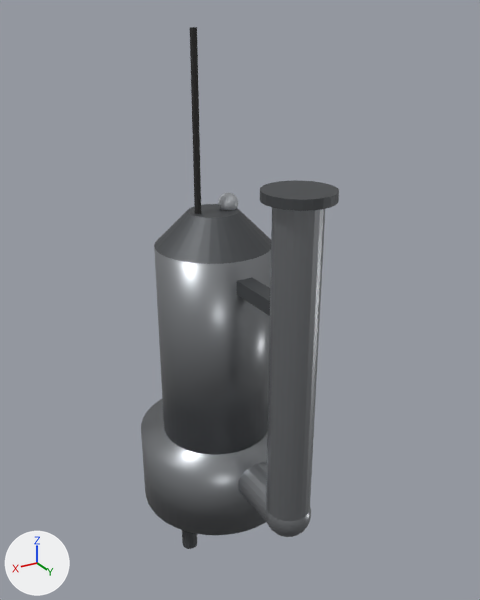
The glTF model examples/lift-station/hmi/static/models/submersible-pump.glb, before and after one commit.
One viewpoint serves both versions: a camera (50 mm lens) standing at (1.079, 1.978, 1.937) and looking at (-0.026, 0.137, 1.017). The lights are fixed; the arrows at lower left show +X, +Y and +Z. The older version comes first. Where no turn or scale is listed for an object, it has been applied to the vertices.

The scene before the commit, as lines of its bpy script (objects in view):
```python
me_cap = bpy.data.meshes.new('Cap')
me_cap.from_pydata(...)  # a 32-sided cut cone along z (radius 0.21 at the low end, 0.09 at the high end) spanning x -0.21..0.21, y -0.21..0.21, z -0.06..0.06
me_cap.materials.append(mat_steeldark)  # dark grey #56595c
me_discharge = bpy.data.meshes.new('Discharge')
me_discharge.from_pydata(...)  # a 24-sided cylinder along y spanning x -0.075..0.075, y -0.16..0.16, z -0.075..0.075
me_discharge.materials.append(mat_steel)  # grey #8c8f93
me_elbow = bpy.data.meshes.new('Elbow')
me_elbow.from_pydata(...)  # a UV sphere (32 segments, 16 rings, poles along z) spanning x -0.08..0.08, y -0.08..0.08, z -0.08..0.08
me_elbow.materials.append(mat_steel)  # grey #8c8f93
me_riser = bpy.data.meshes.new('Riser')
me_riser.from_pydata(...)  # a 24-sided cylinder along z spanning x -0.075..0.075, y -0.075..0.075, z -0.55..0.55
me_riser.materials.append(mat_steel)  # grey #8c8f93
me_riserflange = bpy.data.meshes.new('RiserFlange')
me_riserflange.from_pydata(...)  # a 24-sided cylinder along z spanning x -0.11..0.11, y -0.11..0.11, z -0.015..0.015
me_riserflange.materials.append(mat_steeldark)  # dark grey #56595c
ob_cap = bpy.data.objects.new('Cap', me_cap)
ob_cap.location = (0.0, 0.0, 1.25)
ob_discharge = bpy.data.objects.new('Discharge', me_discharge)
ob_discharge.location = (0.0, 0.36, 0.36)
ob_elbow = bpy.data.objects.new('Elbow', me_elbow)
ob_elbow.location = (0.0, 0.5, 0.36)
ob_riser = bpy.data.objects.new('Riser', me_riser)
ob_riser.location = (0.0, 0.5, 0.91)
ob_riserflange = bpy.data.objects.new('RiserFlange', me_riserflange)
ob_riserflange.location = (0.0, 0.5, 1.475)
# also in view: 'Volute' at (0.0, 0.0, 0.29); 'Cable' at (0.06, 0.0, 1.6); 'Strap' at (0.0, 0.33, 1.1); 'Motor' at (0.0, 0.0, 0.815)
```
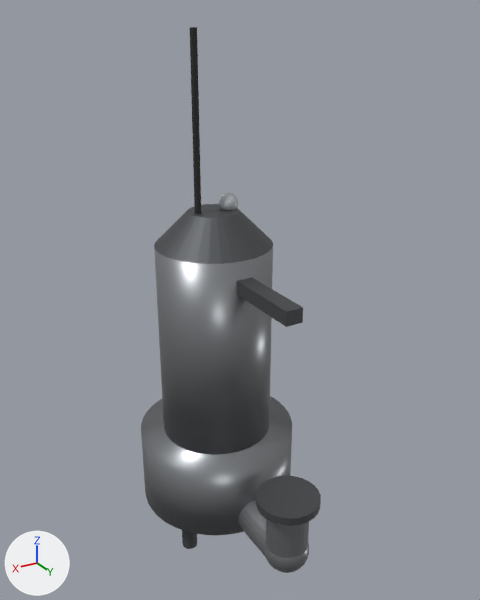
Location of each change, [x1, y1, x2, y2] in pixels of the pictures (480 x 600 px):
'Riser', deleted
    before: [266, 208, 325, 522]
'RiserFlange', moved
    before: [260, 180, 339, 211]
    after: [256, 476, 321, 526]
'Discharge', moved
    before: [238, 462, 267, 522]
    after: [238, 499, 266, 557]
'Stub', added
    after: [266, 519, 309, 559]
'Elbow', moved
    before: [265, 508, 311, 537]
    after: [265, 543, 309, 573]

The change in detail:
Mesh me_stub is new.
It is a 24-sided cylinder along z spanning x -0.075..0.075, y -0.075..0.075, z -0.1..0.1.
It uses material mat_steel (grey #8c8f93).
Object 'Discharge' (ob_discharge) moves from (0.0, 0.36, 0.36) to (0.0, 0.36, 0.2).
Object 'Elbow' (ob_elbow) moves from (0.0, 0.5, 0.36) to (0.0, 0.5, 0.2).
Object 'Riser' (ob_riser) is deleted.
Object 'RiserFlange' (ob_riserflange) moves from (0.0, 0.5, 1.475) to (0.0, 0.5, 0.415).
Object 'Stub' (ob_stub) is new; it shows me_stub.
Its location is (0.0, 0.5, 0.3).
